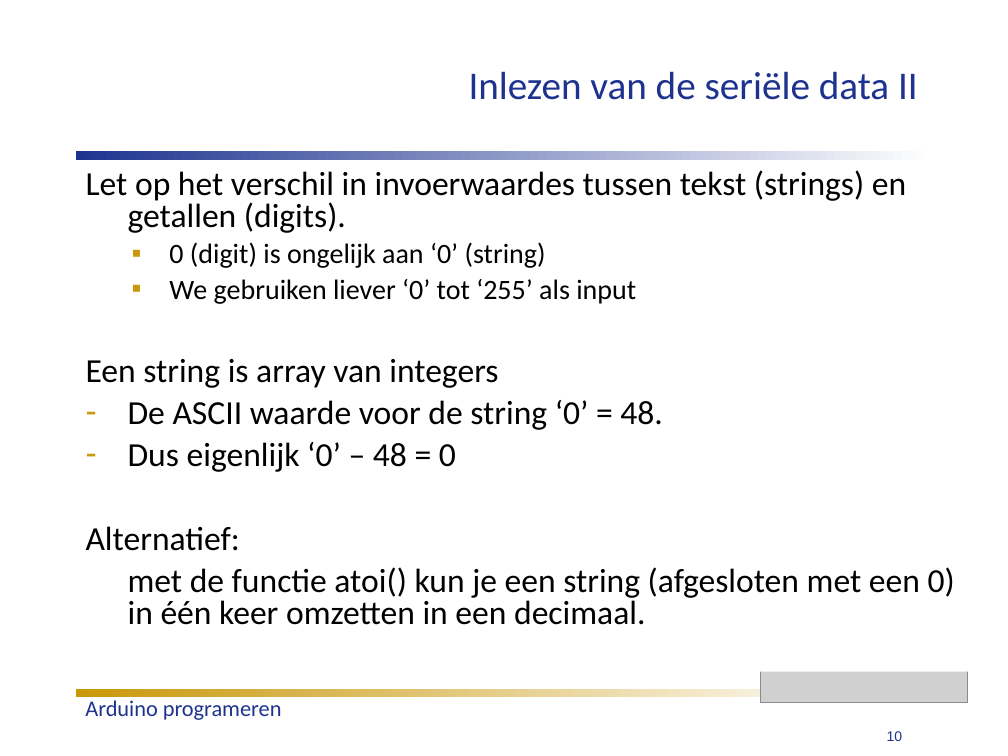
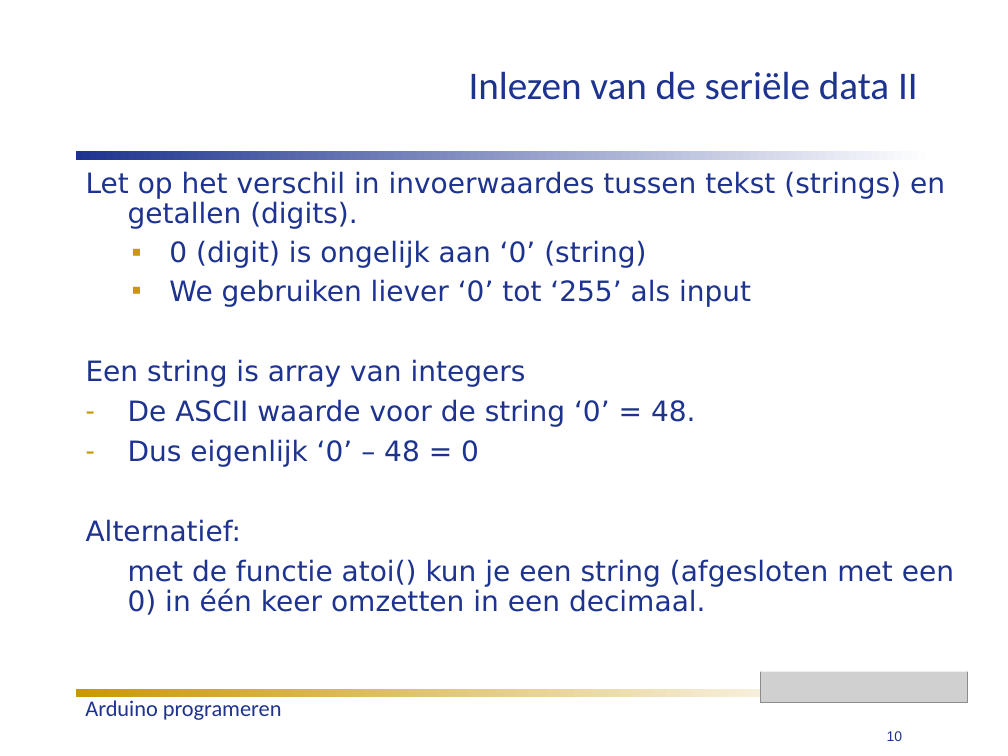
Before and after one commit to humiq/Greendevelopment, a slide deck: slide 10 of trunk/documents/Colleges/ISIROB College 4.ppt. Drawn at 1008x756 pixels with LibreOffice and Linux fonts; fonts in the diff are those of the drawing; grey boxes stand for pictures. Boxes give left, top, right and bottom in pixels: in the first picture for what was removed or moved away, otherwise in the second. Text is boxed around its words. In the diff, an @@ line names an element or a change of style, - is before the commit and + after.

```diff
--- a/trunk/documents/Colleges/ISIROB College 4.ppt
+++ b/trunk/documents/Colleges/ISIROB College 4.ppt
@@ text "Let op het verschil in ..." at box(76, 163, 981, 671): size 24 to 20 pt in "Let op het verschil in invoerwaardes tussen ...", "Een string is array van integers", "De ASCII waarde voor de string ‘0’ ...", "Dus eigenlijk ‘0’ – 48 = 0" and 2 more places; font Calibri to DejaVu Sans, text colour #000000 to #1D338F; line spacing 0.8 to 0.9 @@
```
Also in this commit, not shown: 1 other slide changed, 1 slide added.
